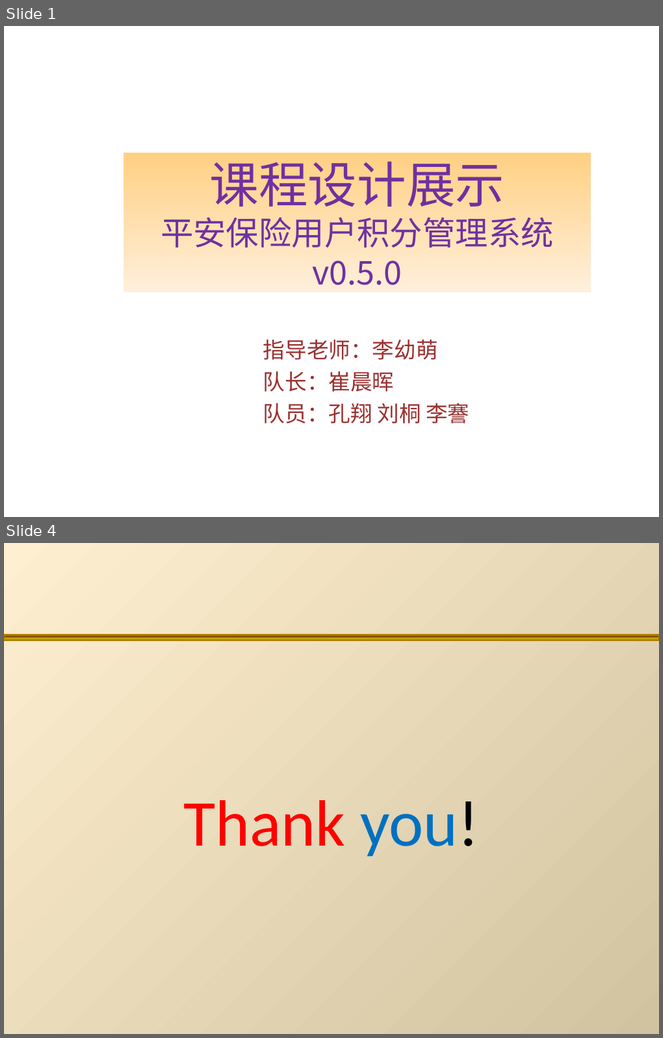
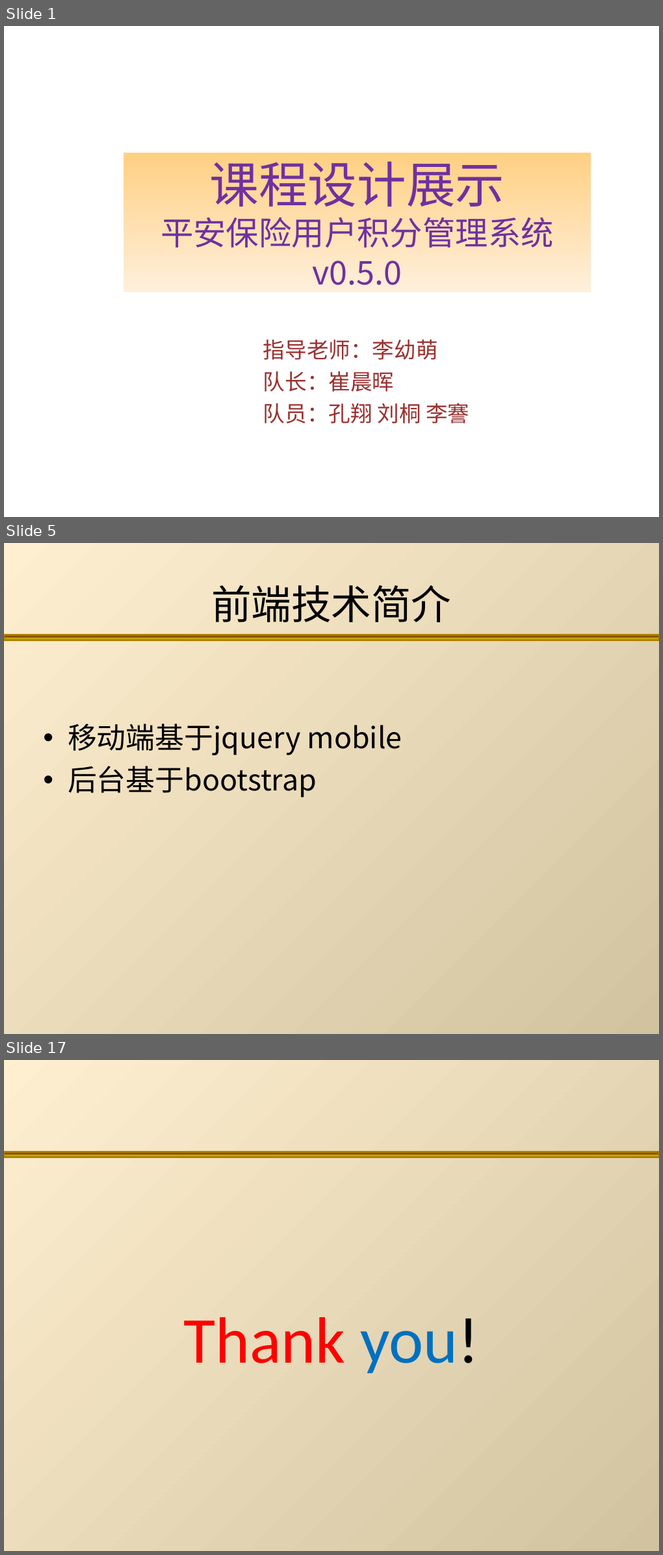
Before and after one commit to TJSS/CreditManage, a slide deck: 文档/积分管理.ppt. Shown one above the other, each under a label of ours: slides 1 and 4 before the commit, slides 1, 5 and 17 after it; the slides between them are not shown. The pictures are 663x1038 and 663x1555 pixels, drawn with LibreOffice and Linux fonts; fonts in the diff are those of the drawing; background and template pictures are left out. Boxes give left, top, right and bottom in pixels: in the first picture for what was removed or moved away, otherwise in the second. Text is boxed around its words. In the diff, an @@ line names an element or a change of style, - is before the commit and + after.

```diff
--- a/文档/积分管理.ppt
+++ b/文档/积分管理.ppt
@@ slide 5 added at [4,543,659,1034], background gradient #FFEFD1 to #D1C39F; not listed: 1 template element that a slide beside it also shows @@
@@ title added at [211,585,452,622], 44 pt, text #000000 @@
+前端技术简介
@@ text added at [68,724,402,798], 32 pt, text #000000 @@
+• 移动端基于jquery mobile
+• 后台基于bootstrap
@@ what was slide 4 is now slide 17 @@
```
Also in this commit, not shown: 1 slide changed, 13 other slides added, 1 slide removed.
